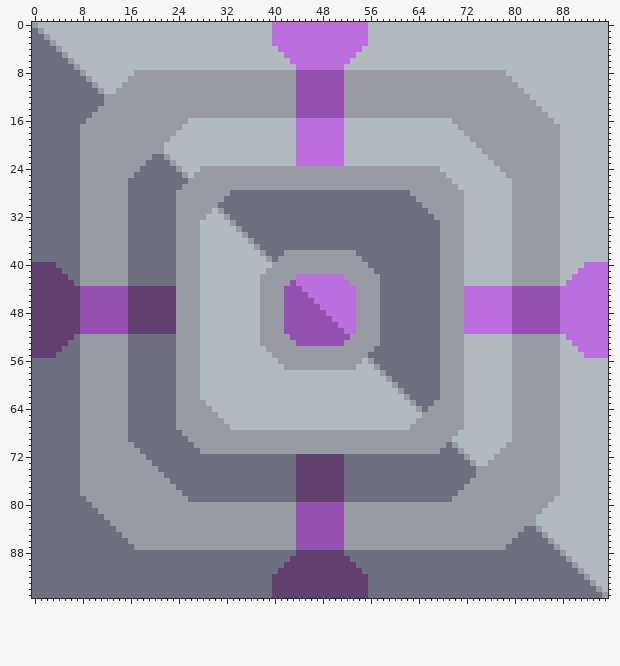
Edited in one commit: sprite sheet (sprites/blocks/thaumium-crystalizer.png). That is the earlier state.
The file is 96x96 pixels.
After:
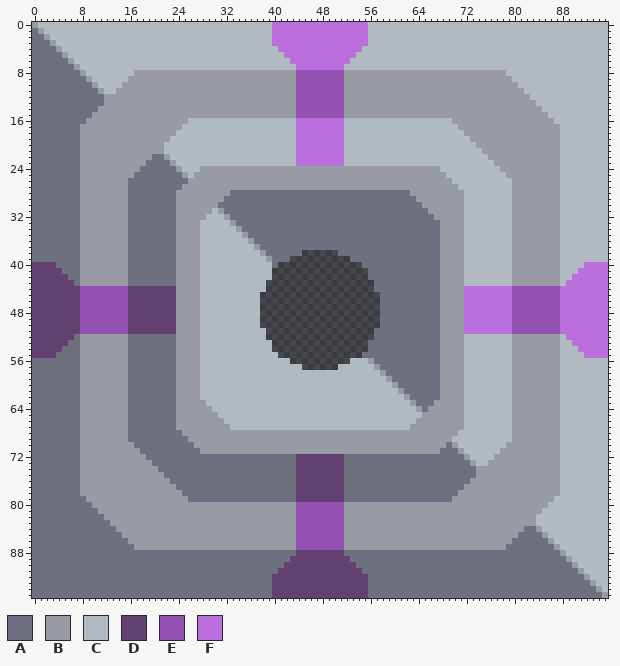
Palette (. is transparent): A #6e7080  B #989aa4  C #b0bac0  D #624171  E #9451b2  F #bb6ede
From old to new:
@@ x 36..59 @@
 37 CBAAAAAAAAAAAAAAAAAAAAAA
-38 CCBAAABBBBBBBBBBBBAAAAAA
-39 CCCBABBBBBBBBBBBBBBAAAAA
-40 CCCCBBBBBBBBBBBBBBBBAAAA
-41 CCCBBBBBBBBBBBBBBBBBBAAA
-42 CCBBBBBBFFFFFFFFBBBBBBAA
-43 CCBBBBBEFFFFFFFFFBBBBBAA
-44 CCBBBBEEEFFFFFFFFFBBBBAA
-45 CCBBBBEEEEFFFFFFFFBBBBAA
-46 CCBBBBEEEEEFFFFFFFBBBBAA
-47 CCBBBBEEEEEEFFFFFFBBBBAA
-48 CCBBBBEEEEEEEFFFFFBBBBAA
-49 CCBBBBEEEEEEEEFFFFBBBBAA
-50 CCBBBBEEEEEEEEEFFFBBBBAA
-51 CCBBBBEEEEEEEEEEFFBBBBAA
-52 CCBBBBBEEEEEEEEEEBBBBBAA
-53 CCBBBBBBEEEEEEEEBBBBBBAA
-54 CCCBBBBBBBBBBBBBBBBBBAAA
-55 CCCCBBBBBBBBBBBBBBBBAAAA
-56 CCCCCBBBBBBBBBBBBBBCBAAA
-57 CCCCCCBBBBBBBBBBBBCCCBAA
+38 CCBAAAAAA......AAAAAAAAA
+39 CCCBAAA..........AAAAAAA
+40 CCCCA..............AAAAA
+41 CCCC................AAAA
+42 CCCC................AAAA
+43 CCC..................AAA
+44 CCC..................AAA
+45 CC....................AA
+46 CC....................AA
+47 CC....................AA
+48 CC....................AA
+49 CC....................AA
+50 CC....................AA
+51 CCC..................AAA
+52 CCC..................AAA
+53 CCCC................AAAA
+54 CCCC................AAAA
+55 CCCCC..............AAAAA
+56 CCCCCCC..........CCCBAAA
+57 CCCCCCCCC......CCCCCCBAA
 58 CCCCCCCCCCCCCCCCCCCCCCBA
Pixel boxes of the changes (left, top, right, bottom) in both pictures:
changed: (260, 250, 380, 370)
